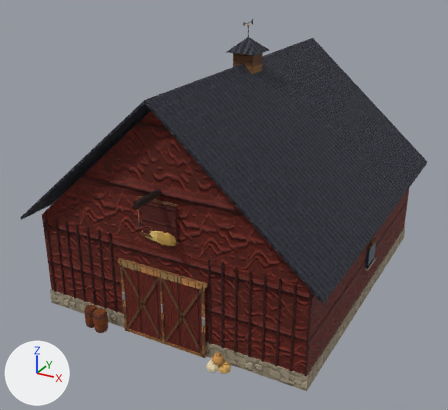
Two versions of the glTF model art/town/farm/barn.gltf, one commit apart.
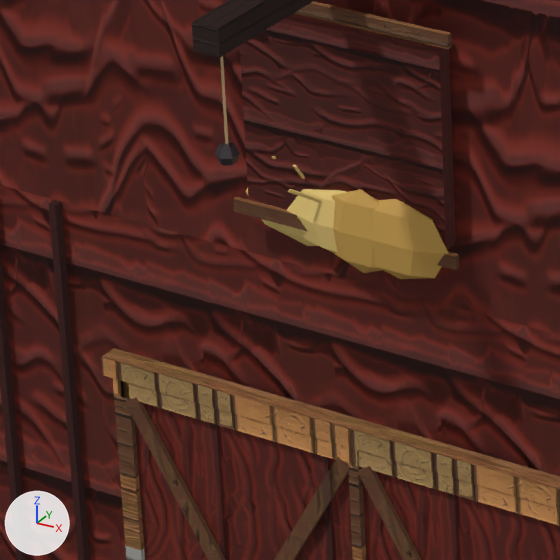
There are two pictures of each version: one whole from a 50 mm camera at (12.89, -18.21, 16.16) aimed at (-0.32, 5.81, 4.15), one close up on the part from 22% to 44% of the width and 48% to 72% of the height. Lighting does not change. The marker at lower left points along +X, +Y and +Z. The last two pictures show the newer version. Objects named as collision shapes, trigger or cutter boxes, shadow casters or lower levels of detail are left out. Vertices at exactly the same position are counted once.

Before the edit, the objects in view are built like this:
```python
me_p58 = bpy.data.meshes.new('P58')
me_p58.from_pydata(...)  # 1030 vertices, 1772 faces; spans x -7.1..7.1, y -1.5..15.6, z 0.0..12.6
# faces by material slot: [24, 12, 668, 28, 786, 254]
me_p58.materials.append(mat_m_townglass)
me_p58.materials.append(mat_m_townstone)
me_p58.materials.append(mat_m_townwood)
me_p58.materials.append(mat_m_townslate)
me_p58.materials.append(mat_m_townpaint)
me_p58.materials.append(mat_m_townmetal)
ob_barn = bpy.data.objects.new('barn', me_p58)
ob_barn.location = (0.0, 0.0, 0.0)
```
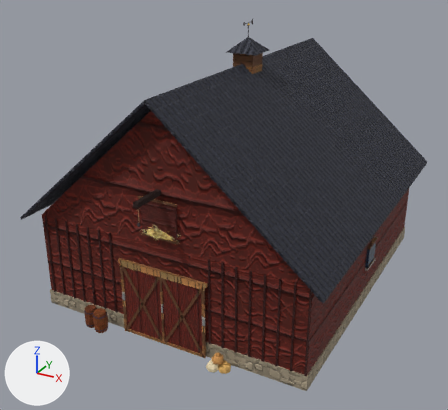
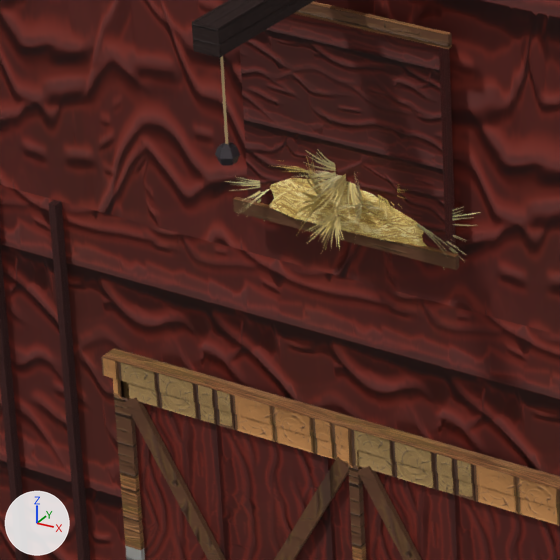
Patch to the scene script:
```diff
--- a/art/town/farm/barn.gltf.py
+++ b/art/town/farm/barn.gltf.py
@@ img_t_farmcrops_basecolor_png @@
+img_t_farmcrops_basecolor_png = load_image('T_FarmCrops_BaseColor.png', '../textures/T_FarmCrops_BaseColor.png', 1024, 1024, 'sRGB')
@@ img_t_farmhay_basecolor_png @@
+img_t_farmhay_basecolor_png = load_image('T_FarmHay_BaseColor.png', '../textures/T_FarmHay_BaseColor.png', 512, 512, 'sRGB')
@@ mat_m_farmcrops @@
+mat_m_farmcrops = bpy.data.materials.new('M_FarmCrops')
+# uses the picture img_t_farmcrops_basecolor_png
@@ mat_m_farmhay @@
+mat_m_farmhay = bpy.data.materials.new('M_FarmHay')
+# uses the picture img_t_farmhay_basecolor_png
@@ me_p58 @@
 # used by ob_barn; location = (0.0, 0.0, 0.0)
-me_p58.from_pydata(...)  # 1030 vertices, 1772 faces; spans x -7.1..7.1, y -1.5..15.6, z 0.0..12.6
+me_p58.from_pydata(...)  # 931 vertices, 1492 faces; spans x -7.1..7.1, y -1.5..15.6, z 0.0..12.6
+# me_p58 part 1: 6 loose pieces with 48 vertices, spanning x -0.6..0.7, y -0.2..0.2, z 5.2..5.5, are deleted
+# me_p58 part 2
+# 172 vertices are removed from x -0.9..0.8, y -0.3..0.2, z 4.8..5.4
+# 359 faces are deleted
+# 7 vertices move from x -0.6..0.3, y -0.1..0.0, z 5.1..5.4 to x -0.6..0.2, y -0.1..0.0, z 5.1..5.4
+# 121 vertices are added at x -1.0..1.1, y -0.7..0.4, z 4.8..5.8
+# 107 new faces join them, mat_m_farmhay
+# 44 new faces join them, mat_m_farmcrops
+# me_p58 part 3: 1 kept faces spanning x 0.2..0.4, y -0.1, z 5.3..5.4 get new vertex colours; the middle colour goes from orange #c59b4b to white #ffffff
+# me_p58 part 4: 1 face spanning x 0.2..0.4, y -0.1, z 5.3..5.4 switches from mat_m_townpaint to mat_m_farmhay
 me_p58.materials.append(mat_m_townglass)
@@ me_p58 @@
 me_p58.materials.append(mat_m_townmetal)
+me_p58.materials.append(mat_m_farmhay)
+me_p58.materials.append(mat_m_farmcrops)
```

Location of each change, (x1, y1, x2, y2) in pixels of the close-ups (560 x 560 px):
part 1 of me_p58, deleted (mostly hidden): before (272, 156, 305, 179)
part 2 of me_p58, reshaped: before (246, 188, 449, 279); after (225, 149, 480, 270)
part 3 of me_p58, recoloured: before (363, 191, 380, 204); after (369, 194, 390, 206)
part 4 of me_p58, recoloured: before (363, 191, 380, 204); after (369, 194, 390, 206)
